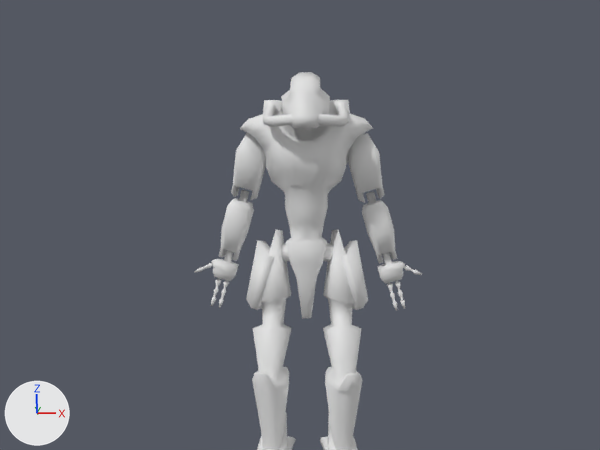
What one commit did to the Blender file Tools/Models/Players/slash_v_3.blend.
Rendered twice from the file's camera 'Camera'. Arrows for +X, +Y and +Z are at lower left; the lights stay in place.

The first picture shows 'slash'.
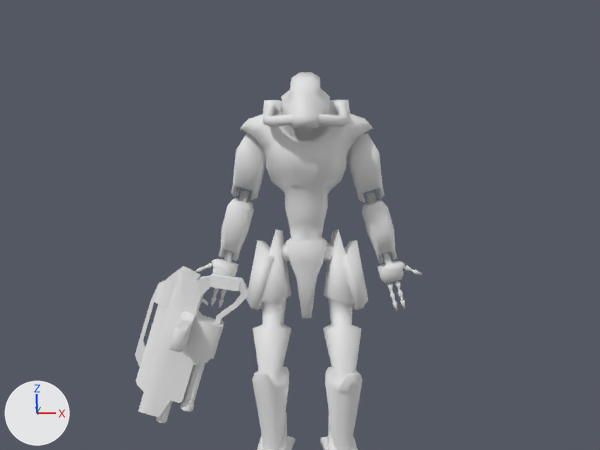
The change, as a diff of the scene's bpy script:
```diff
--- a/Tools/Models/Players/slash_v_3.blend.py
+++ b/Tools/Models/Players/slash_v_3.blend.py
@@ me_cube_materialnewb @@
+me_cube_materialnewb.from_pydata(...)  # 620 vertices, 578 faces; spans x 9.6..33.0, y -15.4..-0.3, z -34.9..-7.0
+me_cube_materialnewb.polygons.foreach_set('use_smooth', [True] * 578)
+me_cube_materialnewb.materials.append(mat_null)  # its picture is missing
@@ ob_cube_materialnewb @@
+ob_cube_materialnewb = bpy.data.objects.new('Cube_Materialnewb', me_cube_materialnewb)
+ob_cube_materialnewb.location = (-3.1, -9.0, 11.2)
+ob_cube_materialnewb.rotation_euler = (6.035, 0.127, -3.246)  # degrees (346, 7.3, -186)
+ob_cube_materialnewb.scale = (0.781, 0.781, 0.781)
```

Where the change shows, as pixel boxes (x1, y1, x2, y2) in the pictures (600 x 450 px):
'Cube_Materialnewb', added
    after: (135, 266, 248, 423)
